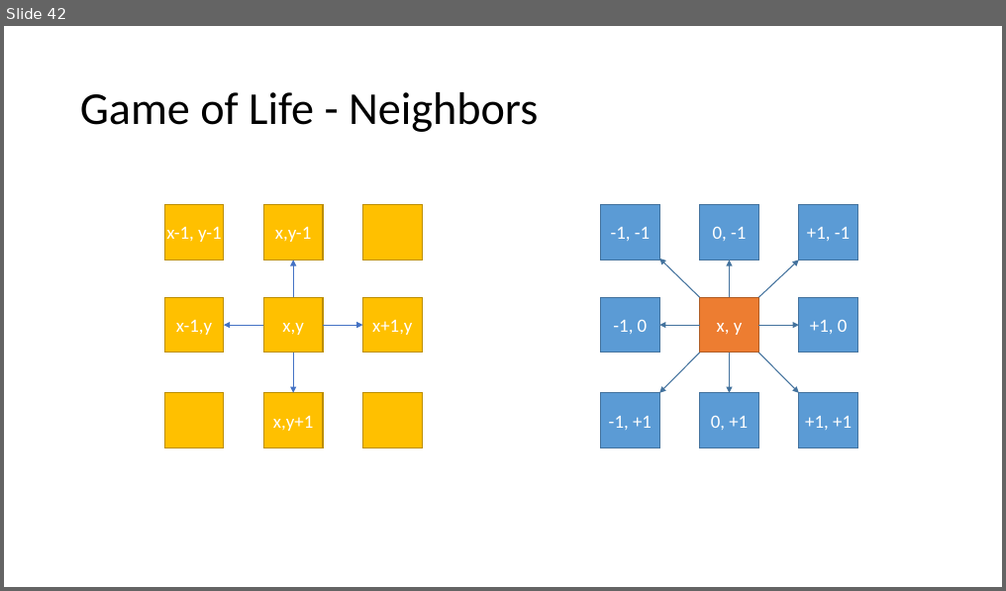
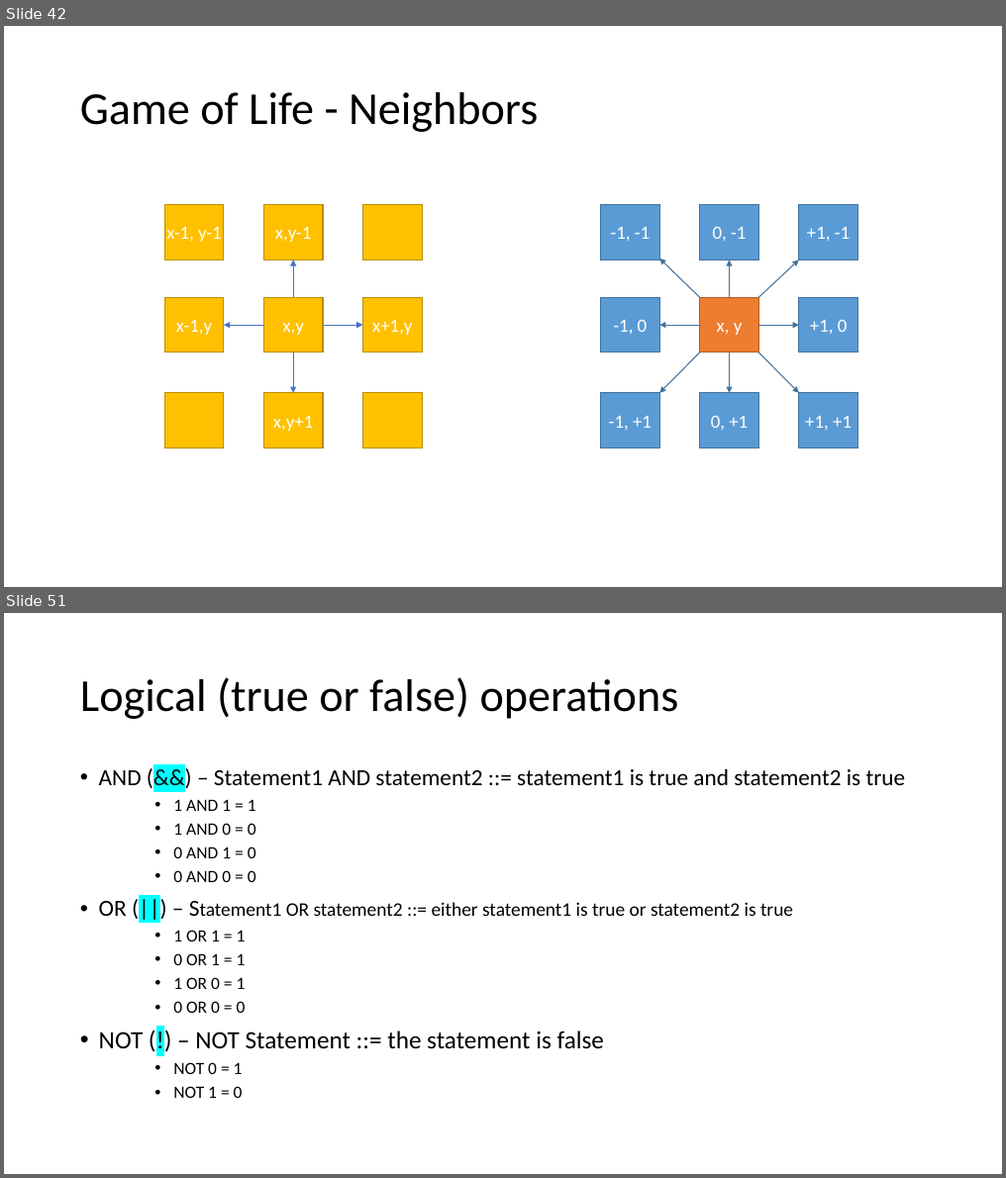
Before and after one commit to brianwhu/fun-in-js, a slide deck: documents/DataStructures.pptx. Shown one above the other, each under a label of ours: slide 42 before the commit, slides 42 and 51 after it; the slides between them are not shown. The pictures are 1006x591 and 1006x1178 pixels, drawn with LibreOffice and Linux fonts; fonts in the diff are those of the drawing. Boxes give left, top, right and bottom in pixels: in the first picture for what was removed or moved away, otherwise in the second. Text is boxed around its words. In the diff, an @@ line names an element or a change of style, - is before the commit and + after.

```diff
--- a/documents/DataStructures.pptx
+++ b/documents/DataStructures.pptx
@@ slide 51 added at [4,613,1002,1174], background #FFFFFF @@
@@ title added at [80,677,679,719], 44 pt, text #000000 @@
+Logical (true or false) operations
@@ text added at [99,768,906,1098], 22.2 pt, text #000000 @@
+• AND (&&) – Statement1 AND statement2 ::= statement1 is true and statement2 is true
+    • 1 AND 1 = 1
+    • 1 AND 0 = 0
+    • 0 AND 1 = 0
+    • 0 AND 0 = 0
+• OR (||) – Statement1 OR statement2 ::= either statement1 is true or statement2 is true
+    • 1 OR 1 = 1
+    • 0 OR 1 = 1
+    • 1 OR 0 = 1
+    • 0 OR 0 = 0
+• NOT (!) – NOT Statement ::= the statement is false
+    • NOT 0 = 1
+    • NOT 1 = 0
```
Also in this commit, not shown: 11 other slides added, 7 other files.
